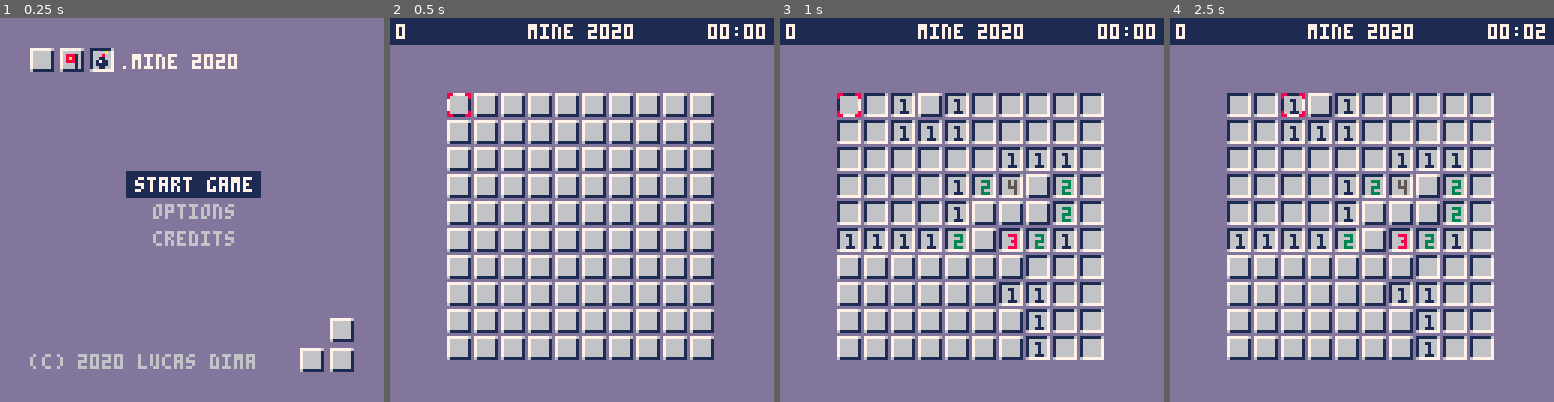
Above: before the commit, frames 1-4 (left to right).
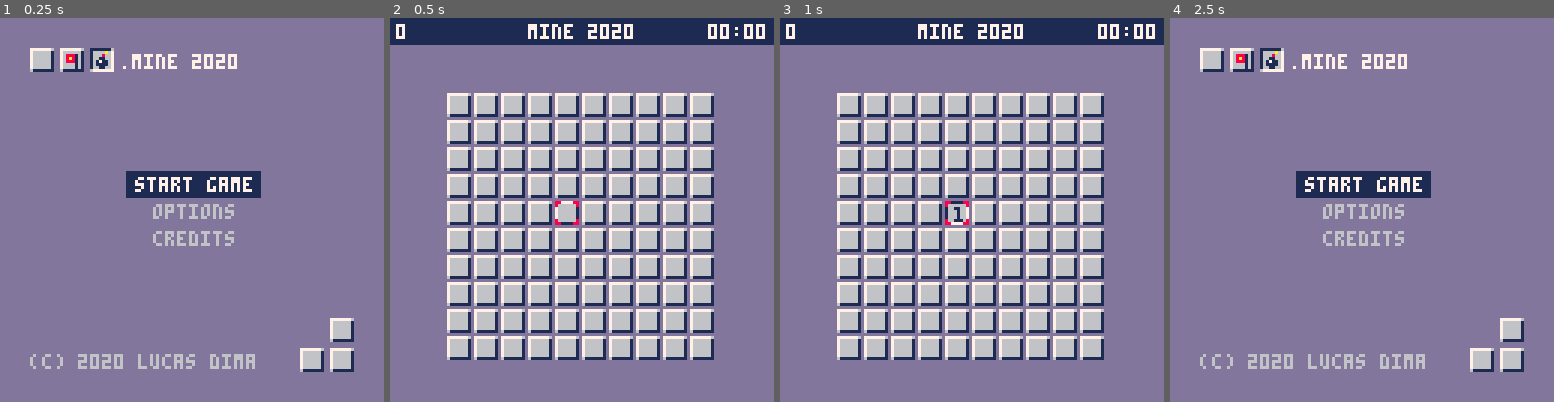
Above: after the commit, the same moments.

Repository: lucdima/mine2020
Game: PICO-8 cartridge mine.p8
Same seed, same stepped clock (60 frames per second), same inputs: the game is played once before the commit and once after it.
Inputs:
- Up to frame 1 (0.25 s): no input
- Up to frame 2 (0.5 s): tap X (X key) at 0.33 s
- Up to frame 3 (1 s): tap O (Z key) at 0.7 s
- Up to frame 4 (2.5 s): tap X (X key) at 1.07, 1.85 s; hold Right 1.6-2.1 s; tap O (Z key) at 1.7, 2.1 s; hold Up 2.15-2.42 s; hold Right from 2.47 s (still down)

Frame 1 is identical in both runs. In frame 2, 0.1% of the frame differs, in the area x 14-50%, y 19-54%; in frame 3, 12%; in frame 4, 49%, in the area x 0-100%, y 0-93%.

Commit message:
Modified options bombs and size are part of the same option

Diff:
--- a/mine.p8
+++ b/mine.p8
@@ -2,15 +2,15 @@
 version 29
 __lua__
 
-function _init(size,bombs,selected_size,selected_bombs)
+function _init(size,bombs,selected_size_and_bombs)
     make_game()
     make_intro()
     make_board(size,bombs)
-    make_cursor(0,0)
+    make_cursor(board.size/2-1,board.size/2-1)
     make_timer()
     make_hud(timer)
     make_menu()
-    make_options_menu(selected_size,selected_bombs)
+    make_options_menu(selected_size_and_bombs)
 end
 
 function _update()
@@ -22,7 +22,7 @@
         timer:update()
     elseif game.state==2 or game.state==3 then
         if any_key() then
-            _init(board.size,board.total_bombs,options_menu.menu_items[1].selected,options_menu.menu_items[2].selected)
+            _init(board.size,board.total_bombs,options_menu.menu_items[1].selected)
         end
     elseif game.state==4 then
         intro:update()
@@ -147,25 +147,41 @@
     menu:set_full_height()
 end
 
-function make_board_size_menu_item(selected)
+function make_board_size_and_bombs_menu_item(selected)
     if selected==nil then selected=3 end
-    local name='board size:'
-    local option_display={' 5x5',' 8x8',' 10x10',' 13x13'}
-    local option_values={5,8,10,13}
-    local properties={max_bombs={20,60,90,120}}
+    local name=''
+    local option_display={
+        ' 5x5 - 5 bombs ',
+        ' 5x5 - 10 bombs ',
+        ' 5x5 - 20 bombs ',
+        ' 8x8 - 10 bombs',
+        ' 8x8 - 20 bombs',
+        ' 8x8 - 30 bombs',
+        ' 10x10 - 10 bombs',
+        ' 10x10 - 30 bombs',
+        ' 10x10 - 50 bombs',
+        ' 13x13 - 12 bombs',
+        ' 13x13 - 30 bombs',
+        ' 13x13 - 50 bombs',
+    }
+    local option_values={
+        {size=5,bombs=5,},
+        {size=5,bombs=10,},
+        {size=5,bombs=20,},
+        {size=8,bombs=10,},
+        {size=8,bombs=20,},
+        {size=8,bombs=30,},
+        {size=10,bombs=10,},
+        {size=10,bombs=20,},
+        {size=10,bombs=50,},
+        {size=13,bombs=12,},
+        {size=13,bombs=30,},
+        {size=13,bombs=50,},
+    }
+    local properties={}
     local board_size_menu_item=make_option_menu_items(name,option_display,option_values,selected,properties)
 
     return board_size_menu_item
-end
-
-function make_bombs_menu_item(selected)
-    if selected==nil then selected=2 end
-    local name='bombs:'
-    local option_display={' 5',' 10',' 20'}
-    local option_values={5,10,20}
-    local properties={}
-
-     return make_option_menu_items(name,option_display,option_values,selected,properties)
 end
 
 function make_return_menu_item()
@@ -195,11 +211,9 @@
     return item
 end
 
-function make_options_menu(selected_size,selected_bombs)
-    if selected_size==nil then selected_size=1 end
-    if selected_bombs==nil then selected_bombs=2 end
-    local board_size_menu_item=make_board_size_menu_item(selected_size)
-    local bombs_menu_item=make_bombs_menu_item(selected_bombs)
+function make_options_menu(selected_size_and_bombs)
+    if selected_size_and_bombs==nil then selected_size_and_bombs=2 end
+    local board_size_menu_item=make_board_size_and_bombs_menu_item(selected_size_and_bombs)
     local return_menu_item=make_return_menu_item()
 
     options_menu={
@@ -208,11 +222,11 @@
         bg_color_selected=1,
         font_color_selected=7,
         selected=1,
+        exit_option=2,
         vertical_margin=2, -- this is in pixels
         horizontal_margin=3, -- this is in pixels
         menu_items={
             board_size_menu_item,
-            bombs_menu_item,
             return_menu_item,
         },
         full_width=0,
@@ -262,12 +276,9 @@
             end
             if (btnp(2) and self.selected>1) self.selected-=1
             if (btnp(3) and self.selected<#self.menu_items) self.selected+=1
-            if (btnp(4) or btnp(5)) and self.selected==3 then
+            if (btnp(4) or btnp(5)) and self.selected == self.exit_option then
                 cls(13)
-                if self.menu_items[2].option_values[self.menu_items[2].selected] > self.menu_items[1].max_bombs[self.menu_items[1].selected] then
-                    self.menu_items[2].option_values[self.menu_items[2].selected] = self.menu_items[1].max_bombs[self.menu_items[1].selected]
-                end
-                make_board(self.menu_items[1].option_values[self.menu_items[1].selected],self.menu_items[2].option_values[self.menu_items[2].selected])
+                make_board(self.menu_items[1].option_values[self.menu_items[1].selected].size,self.menu_items[1].option_values[self.menu_items[1].selected].bombs)
                 game.state=0
             end
         end,
